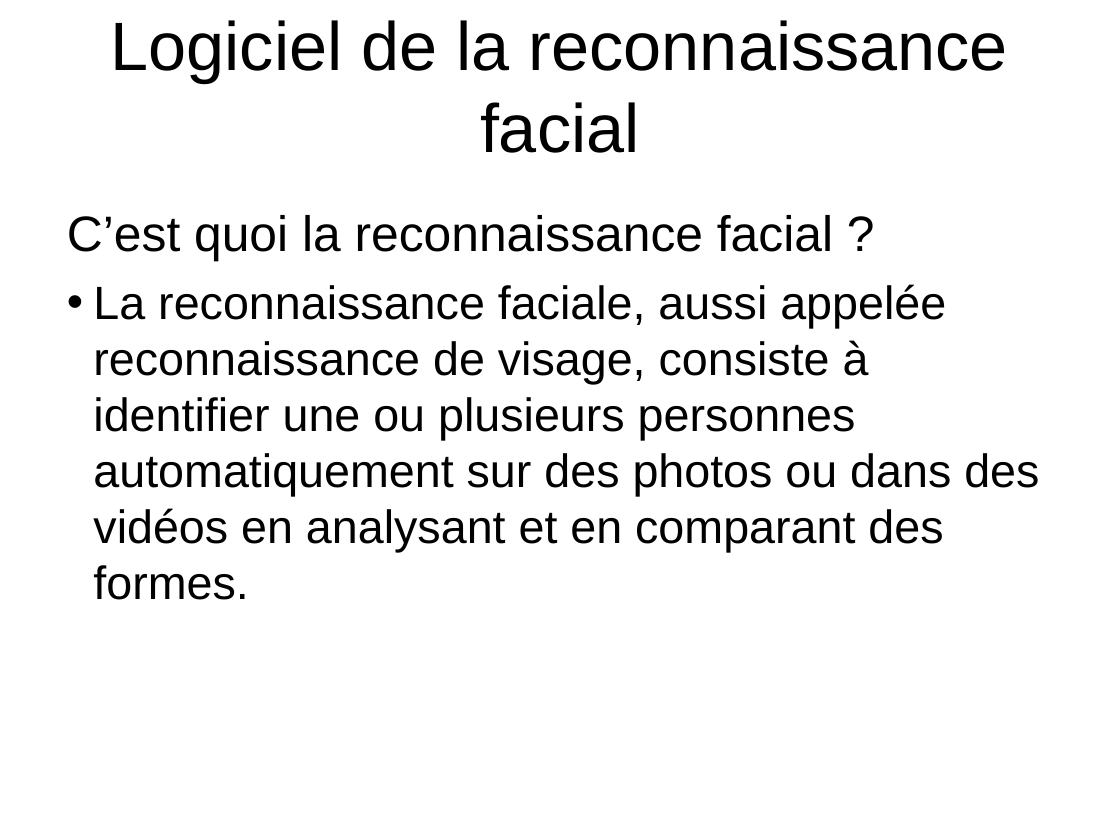
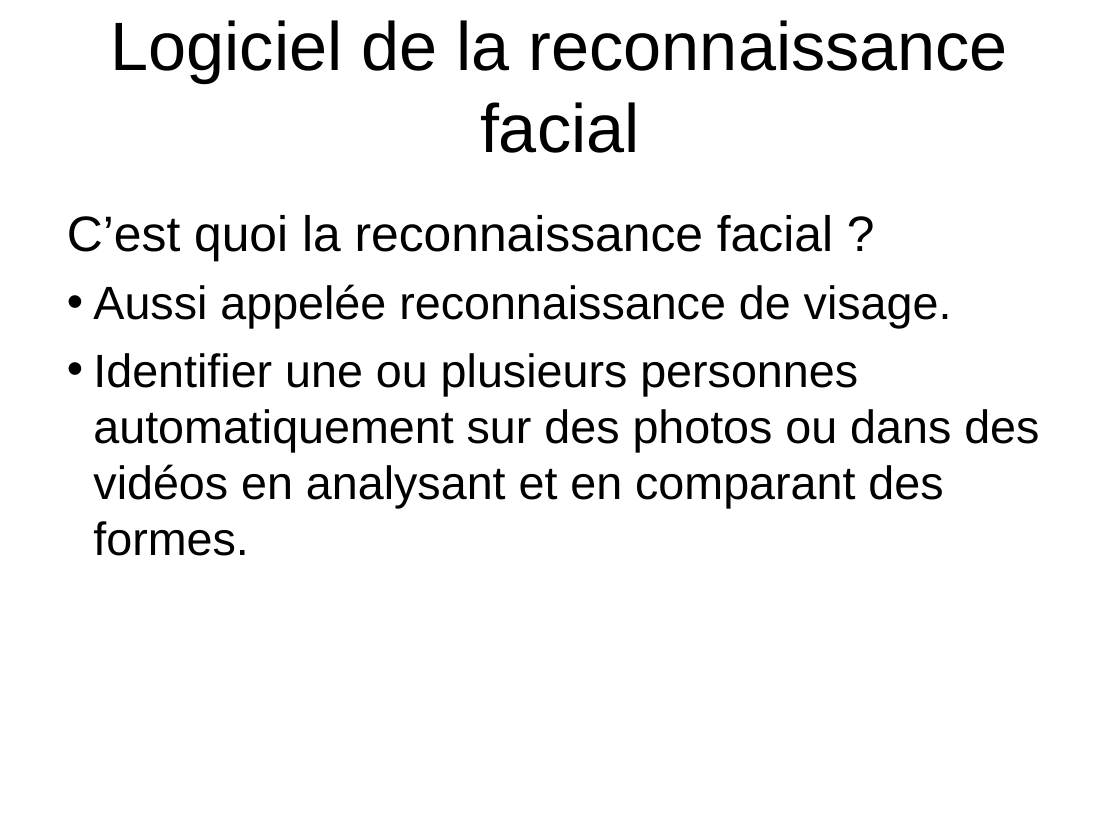
Before and after one commit to HabibAroua/Criminel_dep, a slide deck: slide 14 of documentation/presentation/P1/2734.ppt. Drawn at 1120x840 pixels with LibreOffice and Linux fonts; fonts in the diff are those of the drawing; background and template pictures are left out. Boxes give left, top, right and bottom in pixels: in the first picture for what was removed or moved away, otherwise in the second. Text is boxed around its words. In the diff, an @@ line names an element or a change of style, - is before the commit and + after.

```diff
--- a/documentation/presentation/P1/2734.ppt
+++ b/documentation/presentation/P1/2734.ppt
@@ text at box(93, 284, 1039, 556): text changed @@
-• La reconnaissance faciale, aussi appelée reconnaissance de visage, consiste à identifier une ou plusieurs personnes automatiquement sur des photos ou dans des vidéos en analysant et en comparant des formes.
+• Aussi appelée reconnaissance de visage.
+• Identifier une ou plusieurs personnes automatiquement sur des photos ou dans des vidéos en analysant et en comparant des formes.
```
